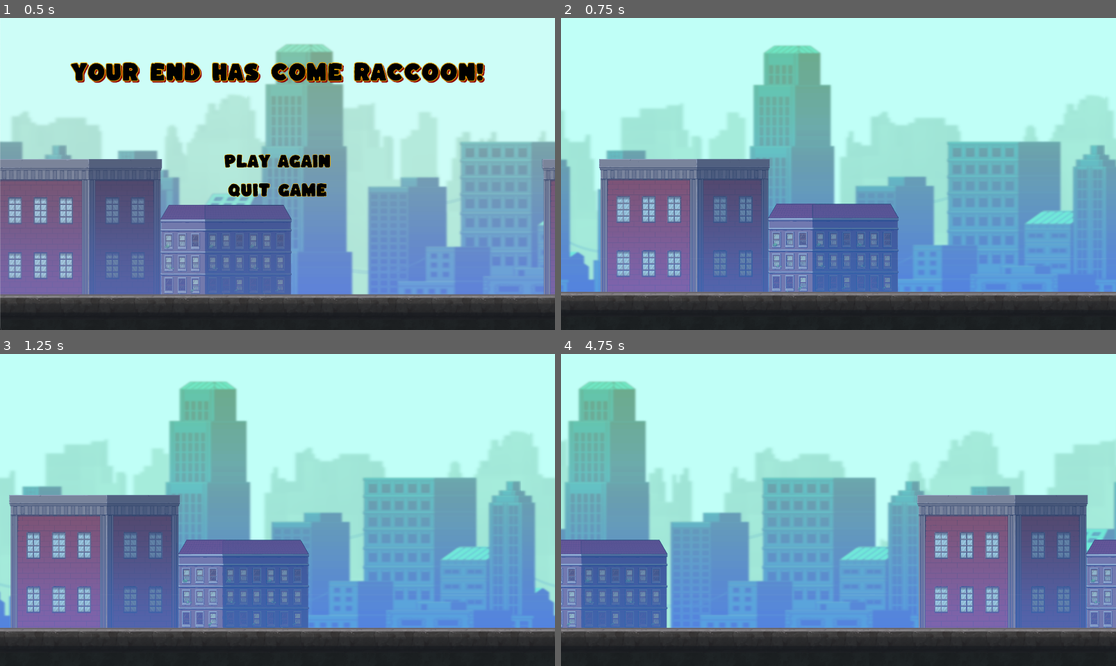
Above: before the commit, frames 1-4 (two rows, left to right).
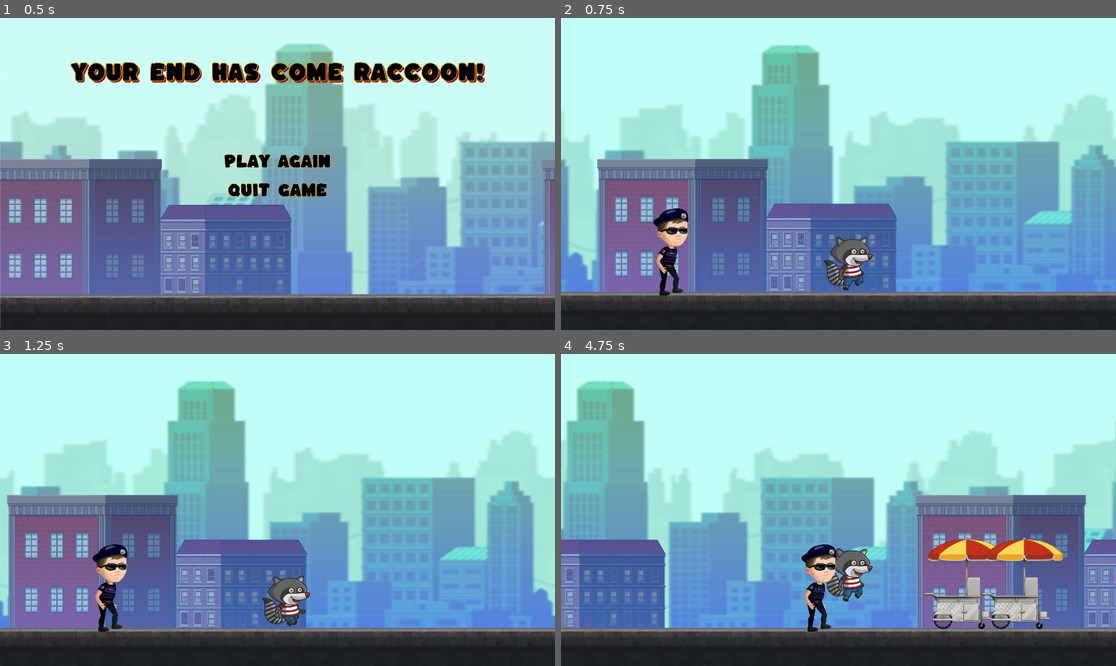
Above: after the commit, the same moments.

Repository: plagunas2/RaccoonBandit
Game: Godot game, scene res://Scenes/Menus/game_over_menu.tscn
Two runs of this game, one before a commit and one after it. Both use one fixed random seed, a clock stepped at 60 frames per second and the inputs below. This scene is started directly instead of the project's main scene. The engine's default icon, where the game draws it, is replaced by a stand-in: a white triangle on a blue panel in a dark square.
Inputs (mouse positions are in pixels of both pictures, inside the frame that each line leads up to):
- Up to frame 1 (0.5 s): no input
- Up to frame 2 (0.75 s): click "Play Again" at 0.5 s
- Up to frame 3 (1.25 s): no input
- Up to frame 4 (4.75 s): tap Enter (ui_accept) at 1.25 s; move the mouse to (960, 494) at 1.27 s; hold Right (ui_right) 1.28-2.78 s; tap W (jump) at 1.52, 2.27, 3.77, 4.52 s; move the mouse to (727, 525) at 2.02 s; move the mouse to (894, 441) at 2.77 s; hold Left (ui_left) 2.78-3.53 s; move the mouse to (810, 572) at 3.52 s; hold Right (ui_right) from 3.53 s (still down); move the mouse to (1005, 556) at 4.27 s

Frame 1 is identical in both runs. In frame 2, 5.8% of the frame differs, in the area x 0-100%, y 8-90%; in frame 3, 5.5%; in frame 4, 8.8%.

Commit message:
edited the game over menu script to add the "retry"

Diff:
--- a/RaccoonBandit_prototype1/Scenes/Menus/Game Over Menu.gd
+++ b/RaccoonBandit_prototype1/Scenes/Menus/Game Over Menu.gd
@@ -1,9 +1,15 @@
 extends Control
 
+func _ready():
+	set_process_input(true)  # Enable input processing for this script
 
+func _process(delta):
+	# Check for mouse click in the _process function
+	if Input.is_action_just_pressed("retry"):
+		_on_retry_pressed()
 
 func _on_retry_pressed():
-	get_tree().change_scene_to_file("res://Scenes/mainScene.tscn")
+	get_tree().change_scene_to_file("res://Scenes/test_level.tscn")
 
 func _on_quit_pressed():
 	get_tree().quit()
